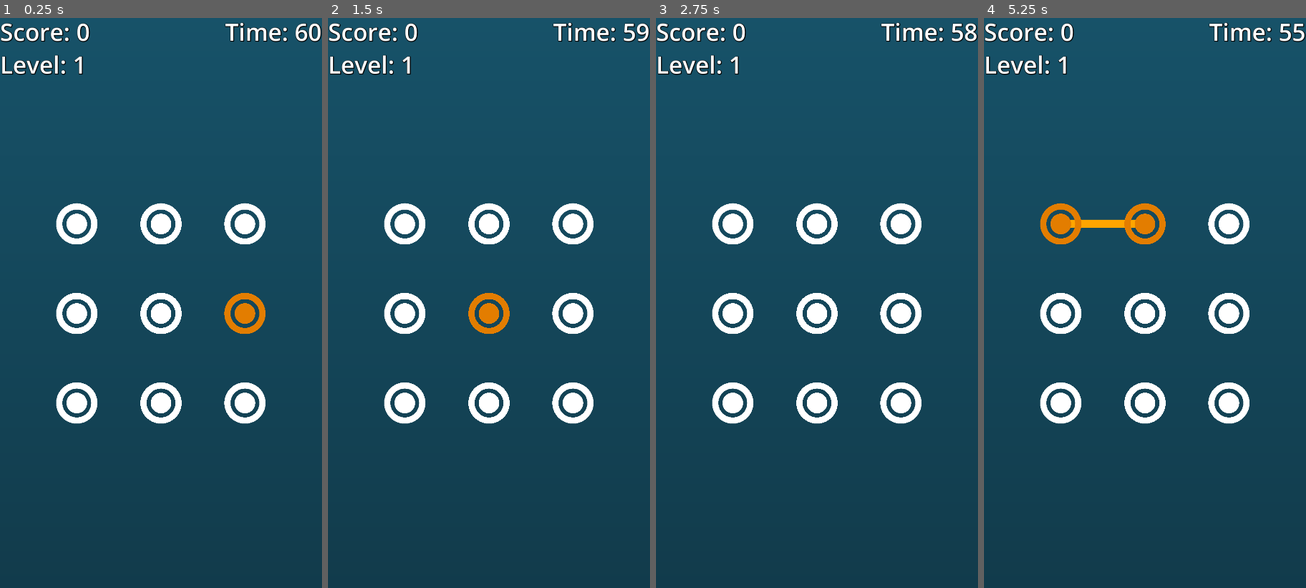
Above: before the commit, frames 1-4 (left to right).
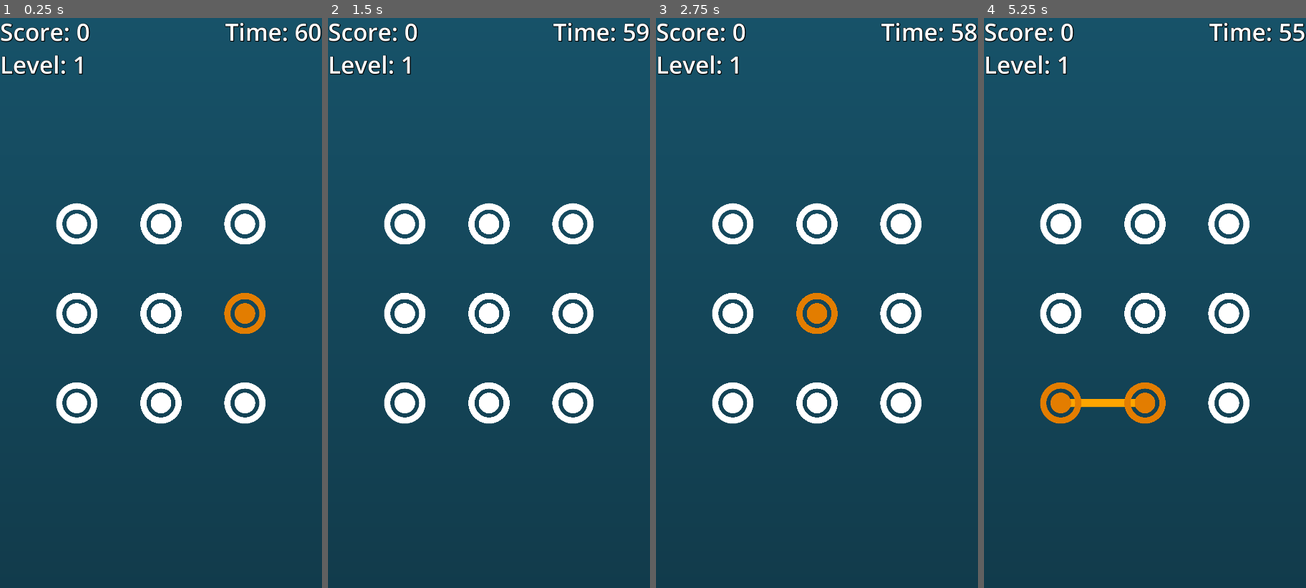
Above: after the commit, the same moments.

Repository: tJamesD/dot-line-matcher
Game: Godot game, scene res://Scenes/main.tscn
Two runs of this game, one before a commit and one after it. Both use one fixed random seed, a clock stepped at 60 frames per second and the inputs below.
Inputs (mouse positions are in pixels of both pictures, inside the frame that each line leads up to):
- Up to frame 1 (0.25 s): no input
- Up to frame 2 (1.5 s): tap Enter at 0.5 s; move the mouse to (405, 223) at 0.52 s; move the mouse to (489, 223) at 1.27 s
- Up to frame 3 (2.75 s): move the mouse to (900, 223) at 2.02 s
- Up to frame 4 (5.25 s): tap Space at 2.75 s; move the mouse to (1061, 314) at 2.77 s; move the mouse to (1145, 314) at 3.52 s; tap Enter at 4.25 s; move the mouse to (1228, 314) at 4.27 s; move the mouse to (1061, 405) at 5.02 s

The runs differ from the first frame. In frame 2, 0.6% of the frame differs, in the area x 43-57%, y 48-56%; in frame 3, 0.6%; in frame 4, 2.8%, in the area x 17-57%, y 32-72%.

Commit message:
hopefully fixed viewport bug, adjust time values

Diff:
--- a/Scenes/game_over.tscn
+++ b/Scenes/game_over.tscn
@@ -5,8 +5,8 @@
 
 [sub_resource type="GradientTexture2D" id="GradientTexture2D_i2yjh"]
 gradient = SubResource("Gradient_7u77a")
-width = 1020
-height = 1080
+width = 1080
+height = 1920
 fill_to = Vector2(0, 2)
 
 [sub_resource type="LabelSettings" id="LabelSettings_ojehl"]
@@ -28,14 +28,14 @@
 anchors_preset = 15
 anchor_right = 1.0
 anchor_bottom = 1.0
-offset_right = 1040.0
-offset_bottom = 1880.0
+offset_right = 1.0
+offset_bottom = -2.0
 grow_horizontal = 2
 grow_vertical = 2
 mouse_filter = 2
 texture = SubResource("GradientTexture2D_i2yjh")
-expand_mode = 2
-stretch_mode = 4
+expand_mode = 4
+stretch_mode = 6
 
 [node name="GameOver" type="Label" parent="CanvasLayer"]
 anchors_preset = 8
--- a/Scenes/main.tscn
+++ b/Scenes/main.tscn
@@ -25,8 +25,8 @@
 
 [sub_resource type="GradientTexture2D" id="GradientTexture2D_jjgbg"]
 gradient = SubResource("Gradient_jjvhh")
-width = 1020
-height = 1080
+width = 1080
+height = 1920
 fill_to = Vector2(0, 2)
 
 [node name="Main" type="Node2D"]
@@ -77,14 +77,15 @@
 grow_vertical = 2
 mouse_filter = 2
 texture = SubResource("GradientTexture2D_jjgbg")
-expand_mode = 2
-stretch_mode = 4
+expand_mode = 4
+stretch_mode = 6
 
 [node name="Dots" type="Node" parent="."]
 
 [node name="DotManager" type="Node2D" parent="."]
 script = ExtResource("1_bo1nx")
-time_increase_amount = 3
+time_increase_amount = 5
+animation_timer = 0.75
 
 [node name="Dot0" parent="DotManager" instance=ExtResource("1_jjgbg")]
 position = Vector2(257.5, 700)
--- a/Scripts/dots_manager.gd
+++ b/Scripts/dots_manager.gd
@@ -180,8 +180,9 @@
 		#var local_mouse = dot.get_parent().to_local(get_viewport().get_mouse_position())
 		#dot.line_to_mouse.points = [dot.global_position, get_global_mouse_position()]
 		var start_local = active_dot.to_local(active_dot.global_position)
-		var end_local   = active_dot.to_local(get_viewport().get_mouse_position())
-		active_dot.line_to_mouse.points = [start_local, end_local]
+		if get_viewport() != null:
+			var end_local   = active_dot.to_local(get_viewport().get_mouse_position())
+			active_dot.line_to_mouse.points = [start_local, end_local]
 
 
 func _generate_pattern():
